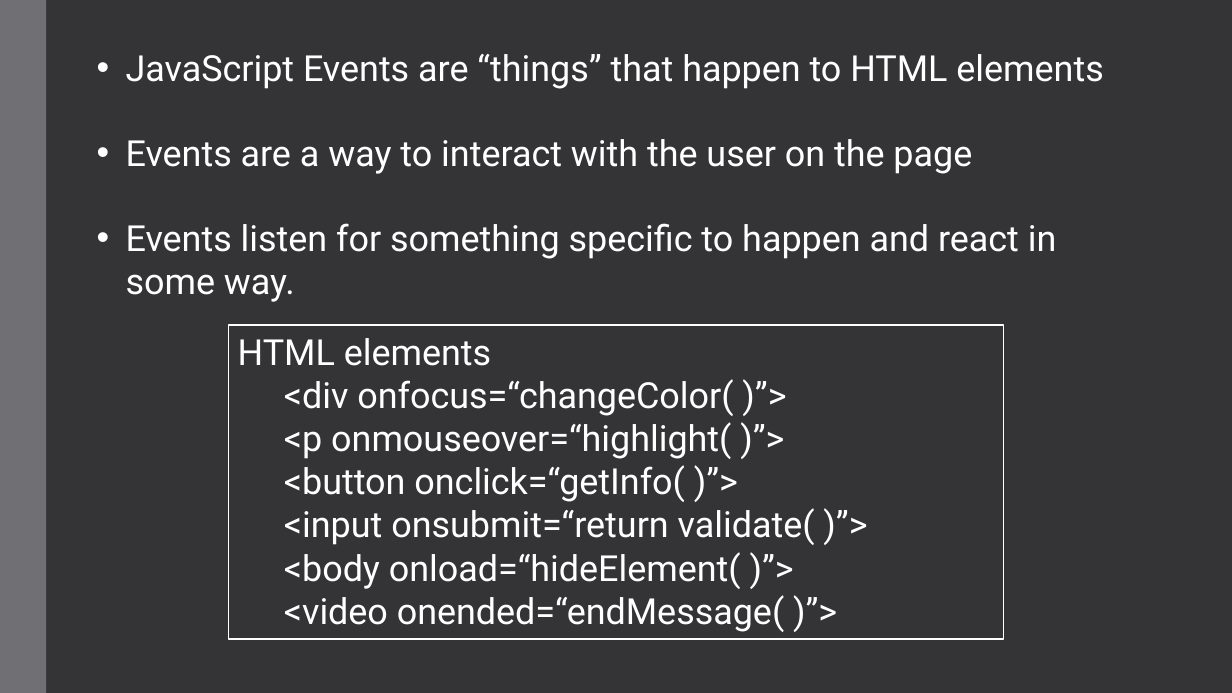
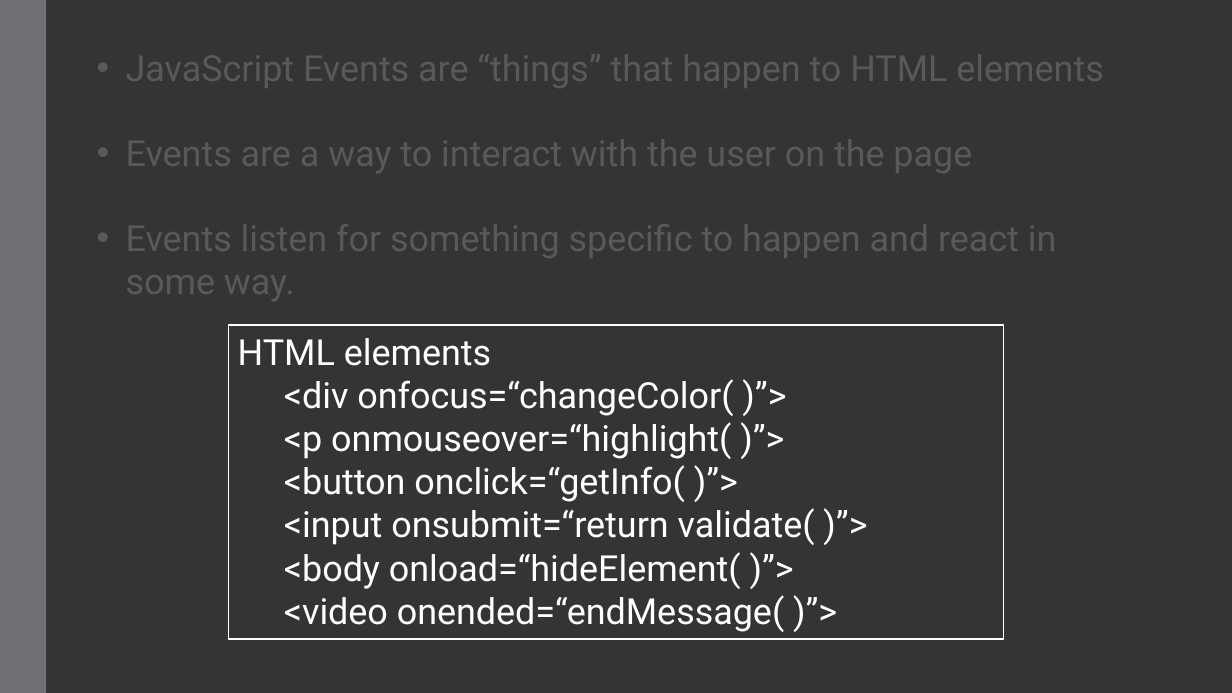
Before and after one commit to Cook-Amy/Cook-Amy.github.io, a slide deck: slide 2 of Teaching/jsEvents/JavaScript Events Demo.pptx. Drawn at 1232x693 pixels with LibreOffice and Linux fonts; fonts in the diff are those of the drawing. Boxes give left, top, right and bottom in pixels: in the first picture for what was removed or moved away, otherwise in the second. Text is boxed around its words. In the diff, an @@ line names an element or a change of style, - is before the commit and + after.

```diff
--- a/Teaching/jsEvents/JavaScript Events Demo.pptx
+++ b/Teaching/jsEvents/JavaScript Events Demo.pptx
@@ text colour #FFFFFF to #595959 in 3 elements at <box>126,43,1103,90</box>, <box>126,129,972,176</box>, <box>126,214,1057,304</box> @@
```
Also in this commit, not shown: 2 other slides changed, 4 slides added, 1 slide removed, 3 other files.
